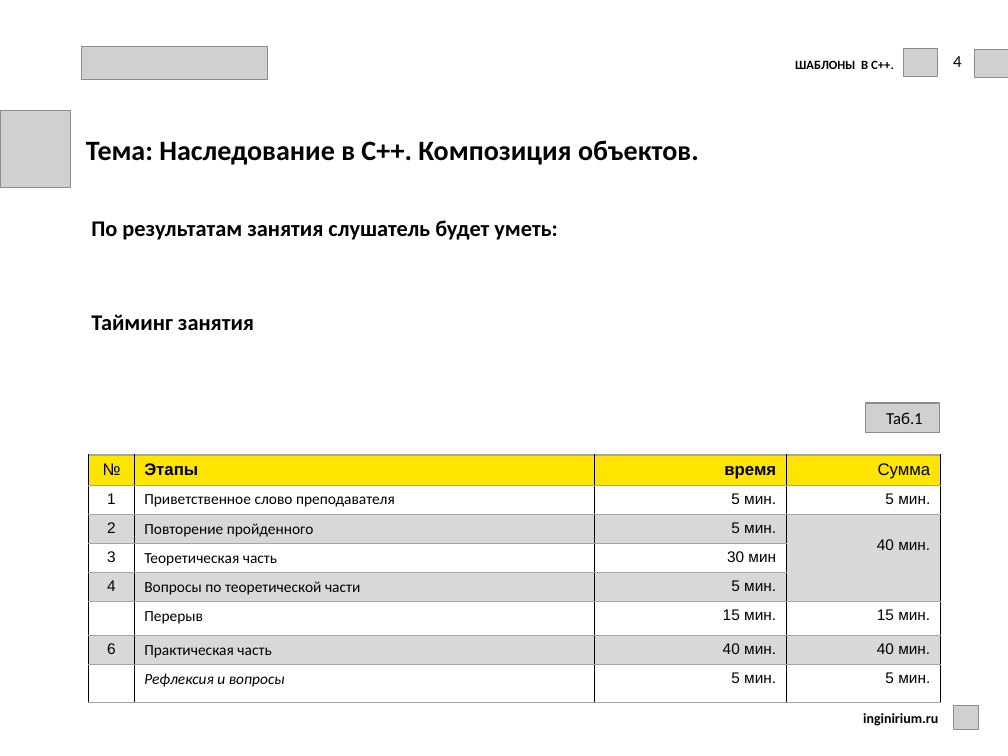
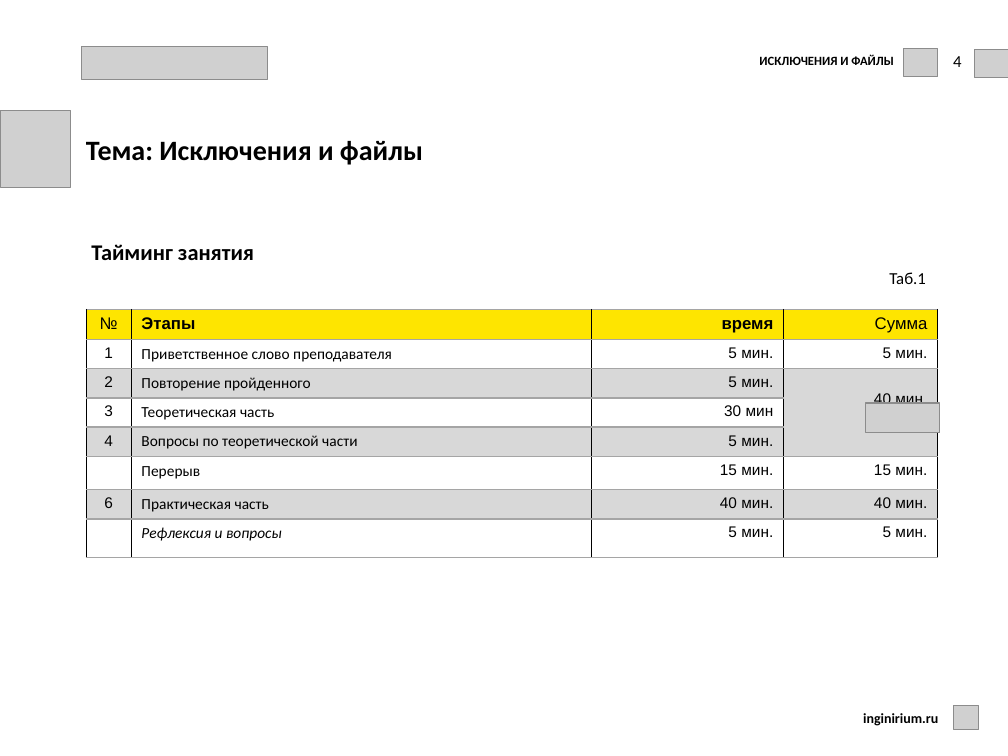
Before and after one commit to kprmk/Cpp, a slide deck: slide 4 of lessons_I/9-11/les_11/les_11_exceptions_file.pptx. Drawn at 1008x756 pixels with LibreOffice and Linux fonts; fonts in the diff are those of the drawing; grey boxes stand for pictures; background and template pictures are left out. Boxes give left, top, right and bottom in pixels: in the first picture for what was removed or moved away, otherwise in the second. Text is boxed around its words. In the diff, an @@ line names an element or a change of style, - is before the commit and + after.

```diff
--- a/lessons_I/9-11/les_11/les_11_exceptions_file.pptx
+++ b/lessons_I/9-11/les_11/les_11_exceptions_file.pptx
@@ text added at bbox=[759, 55, 893, 65], 9 pt, text #000000, bold @@
+ИСКЛЮЧЕНИЯ И ФАЙЛЫ
@@ text removed at bbox=[795, 58, 894, 72] @@
-ШАБЛОНЫ В С++.
@@ text at bbox=[86, 141, 423, 165]: text changed @@
-Тема: Наследование в С++. Композиция объектов.
+Тема: Исключения и файлы
@@ text at bbox=[91, 220, 557, 240]: paragraph removed @@
-По результатам занятия слушатель будет уметь:
@@ text "Таб.1": place and size @@
-text "Таб.1" at bbox=[886, 412, 923, 424]
+text "Таб.1" at bbox=[889, 272, 926, 284]
@@ table at bbox=[86, 309, 937, 556] @@
@@ borders changed @@
@@ table: place and size @@
-table at bbox=[89, 455, 940, 702]
+table at bbox=[86, 309, 937, 556]
```
Also in this commit, not shown: 16 other slides changed, 2 slides removed, 45 other files.
